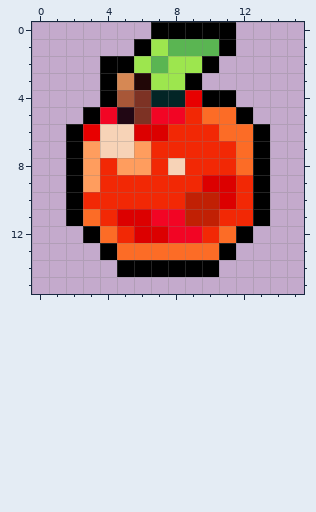
Pixel-art sprite, stored at lootplot.s0.content/entities/items/foods/ruby_apple.png. The picture above was drawn from the file before the commit.
The file is 16x16 pixels.
After:
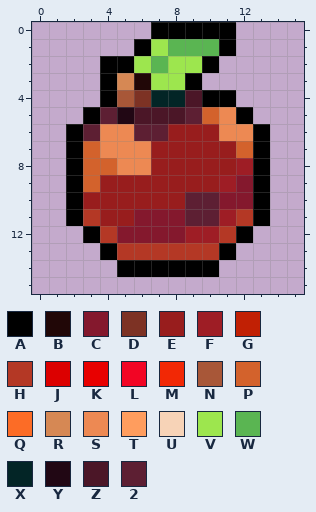
Palette (. is transparent): A #000000  B #210707  C #84182d  D #7d3224  E #981d1d  F #9e1d25  G #c12004  H #b43825  J #dc0000  K #e80000  L #f20524  M #f22805  N #a85738  P #d3622c  Q #fc6c26  R #d68854  S #ed8953  T #ff9d5e  U #f7d3b7  V #9de64e  W #5ab552  X #032526  Y #210714  Z #4b1627  2 #5d1f33
Diff:
@@ x 0..15 @@
  3 ....ARBVVA......
- 4 ....ANDXXKAA....
- 5 ...ALYDLLMQQA...
- 6 ..AKUUJJMMMQQA..
- 7 ..ATUUTMMMMMQA..
- 8 ..ATMTTMUMMMQA..
- 9 ..ATMMMMMMJJMA..
-10 ..AMMMMMMGGJMA..
-11 ..AQMJJLLGGMMA..
-12 ...AQMJJLLMQA...
-13 ....AQQQQQQA....
+ 4 ....ANDXXZAA....
+ 5 ...A2YZZZ2PSA...
+ 6 ..A2SS22EEESSA..
+ 7 ..APSSSEEEEEPA..
+ 8 ..APPSSEEEEEFA..
+ 9 ..APEEEEEEEFCA..
+10 ..AEEEEEE22CCA..
+11 ..AHEECCC22FHA..
+12 ...AHCCCCFFHA...
+13 ....AHHHHHHA....
 14 .....AAAAAA.....
Changed places in both pictures, as pixel boxes (x1, y1, x2, y2):
changed: (83, 90, 253, 260)
